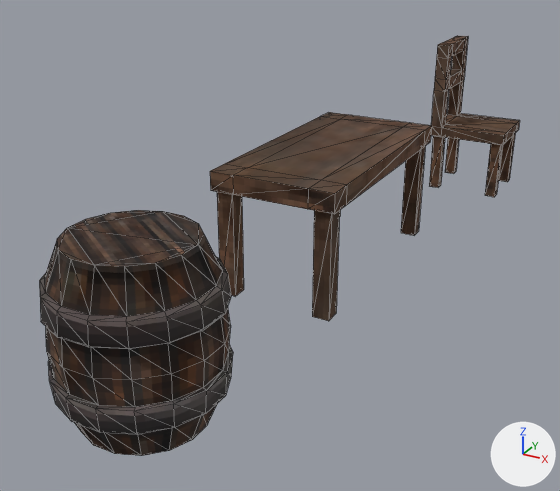
A saved change to the glTF model assets/tilesets/props/prop_tileset.glb.
Rendered twice from a 50 mm lens placed at (2.55, -5.98, 2.77), pointed at (-0.18, -1.02, 0.29). The lights are fixed; the arrows at lower right show +X, +Y and +Z. Mesh edges are drawn as thin lines. Where no turn or scale is listed for an object, it has been applied to the vertices. Vertices at the same position are counted once.

In view in the first picture: 'barrel-col', 'chair-col', 'table-col'.
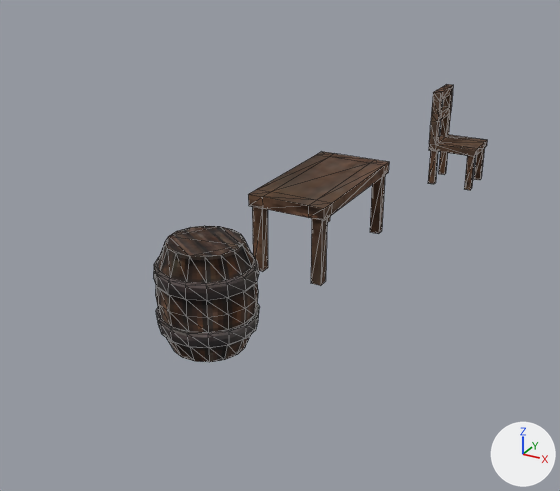
Where the newer file only moved an object's origin or applied its transform, the numbers keep the older frame.

Boxes (x1, y1, x2, y2) around the edits, measured in the pictures (560 x 491 px):
'barrel-col', mesh rescaled (45% narrower, 45% shorter)
    before: (40, 210, 233, 456)
    after: (153, 226, 259, 362)
'table-col', mesh rescaled, moved (36% narrower, 36% shorter)
    before: (210, 112, 432, 321)
    after: (248, 152, 389, 286)
'chair-col', mesh rescaled (35% narrower, 34% shorter)
    before: (429, 36, 520, 197)
    after: (428, 84, 487, 190)

The change in detail:
me_plane has 64 vertices, 124 faces and spans x -0.5..0.5, y -1.5..0.5, z 0.0..1.0.
me_plane is used by ob_table_col; location (0.0, 0.0, 0.0).
me_plane part 1: the whole mesh is scaled about its middle by 0.667, then moved by (-0.17, 0.17, -0.17).
me_cube has 94 vertices, 186 faces and spans x 0.125..0.875, y -0.332..0.343, z 0.014..1.5.
me_cube is used by ob_chair_col; location (0.0, 2.0, 0.0).
me_cube part 2: the whole mesh is scaled about the mesh origin by 0.667.
me_cylinder has 176 vertices, 348 faces and spans x -0.519..0.515, y -0.518..0.516, z -0.003..1.145.
me_cylinder is used by ob_barrel_col; location (0.0, -3.0, 0.0).
me_cylinder part 3: the whole mesh is scaled about its middle by 0.667, then moved by (-0.127, 0.87, -0.19).
Object 'table-col' (ob_table_col) moves from (0.0, 0.0, 0.0) to (0.02, 0.0, 0.0).
